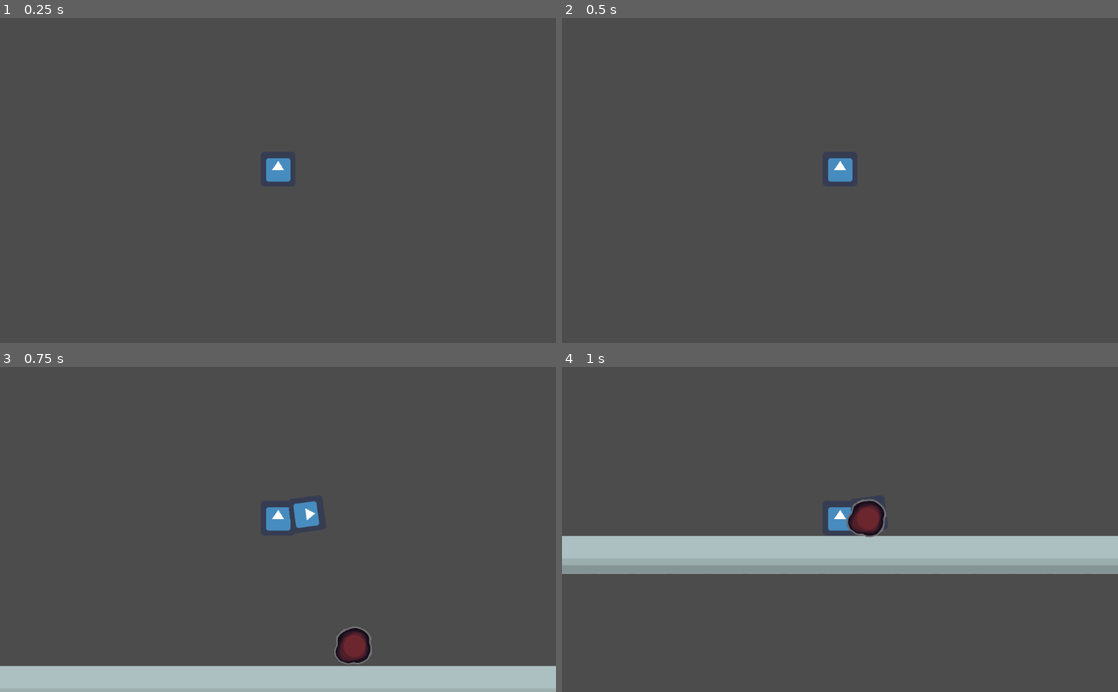
Above: before the commit, frames 1-4 (two rows, left to right).
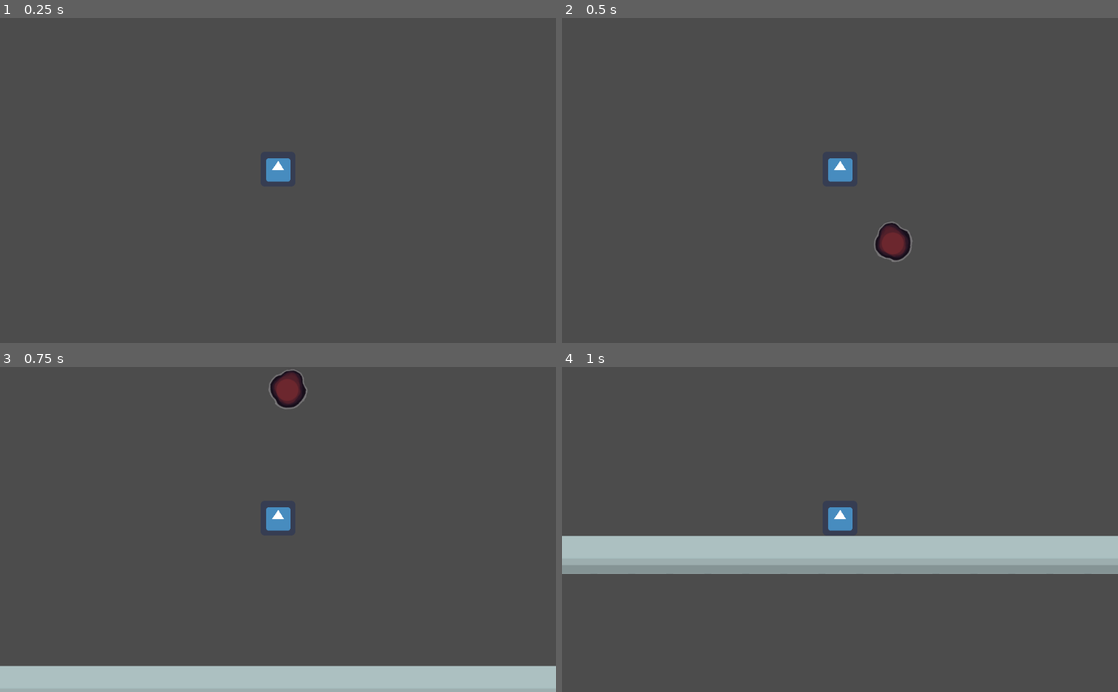
Above: after the commit, the same moments.

Repository: benpm/ldjam52
Game: Godot game, scene res://scenes/main.tscn
Same seed, same stepped clock (60 frames per second), same inputs: the game is played once before the commit and once after it. The engine's default icon, where the game draws it, is replaced by a stand-in: a white triangle on a blue panel in a dark square.
Inputs (mouse positions are in pixels of both pictures, inside the frame that each line leads up to):
- Up to frame 1 (0.25 s): no input
- Up to frame 2 (0.5 s): no input
- Up to frame 3 (0.75 s): move the mouse to (400, 513) at 0.52 s; hold Right (right) from 0.53 s (still down); click (400, 513) at 0.6 s
- Up to frame 4 (1 s): keep holding Right (right); tap Up (jump) at 0.77 s

Frame 1 is identical in both runs. In frame 2, 0.6% of the frame differs, in the area x 56-63%, y 62-75%; in frame 3, 1.6%, in the area x 48-67%, y 0-92%; in frame 4, 0.6%.

Commit message:
paddleball

Diff:
--- a/project.godot
+++ b/project.godot
@@ -88,6 +88,7 @@
 [physics]
 
 common/enable_pause_aware_picking=true
+2d/default_gravity=160
 
 [rendering]
 
--- a/scripts/Nightmare.gd
+++ b/scripts/Nightmare.gd
@@ -3,14 +3,14 @@
 export (int) var health := 100
 
 # The speed at which the object will float away
-var float_speed = 100
+var float_speed = 50
 
 # The distance at which the object will start floating away
-var float_distance = 100
+var float_distance = 1000
 
 onready var player = $"/root/scene/player"
 
-func _physics_process(delta):
+func _process(delta):
 	# Get the distance between the player and this object
 	var distance = position.distance_to(player.position)
 
--- a/scripts/player.gd
+++ b/scripts/player.gd
@@ -24,6 +24,7 @@
 var dead := false
 var dream = 0
 var can_attack := true
+var attack_disable_nextframe := false
 
 func add_dream(amount):
 	dream += amount
@@ -33,8 +34,12 @@
 
 func _process(_delta: float) -> void:
 	# Reset attack area
-	# if attack_area.monitoring:
-	# 	disable_attack_area()
+	if attack_area.monitoring:
+		if attack_disable_nextframe:
+			disable_attack_area()
+			attack_disable_nextframe = false
+		else:
+			attack_disable_nextframe = true
 
 	# Control animation
 	if abs(vel.y) < 0.1:
@@ -140,4 +145,4 @@
 func _on_attack_area_body_entered(body: Node):
 	body.health -= 1
 	print("hit nightmare")
-	body.apply_impulse(Vector2.ZERO, Vector2(0, -1) * 1000)
+	body.apply_impulse(Vector2.ZERO, -(position - body.position).normalized() * 1000)
